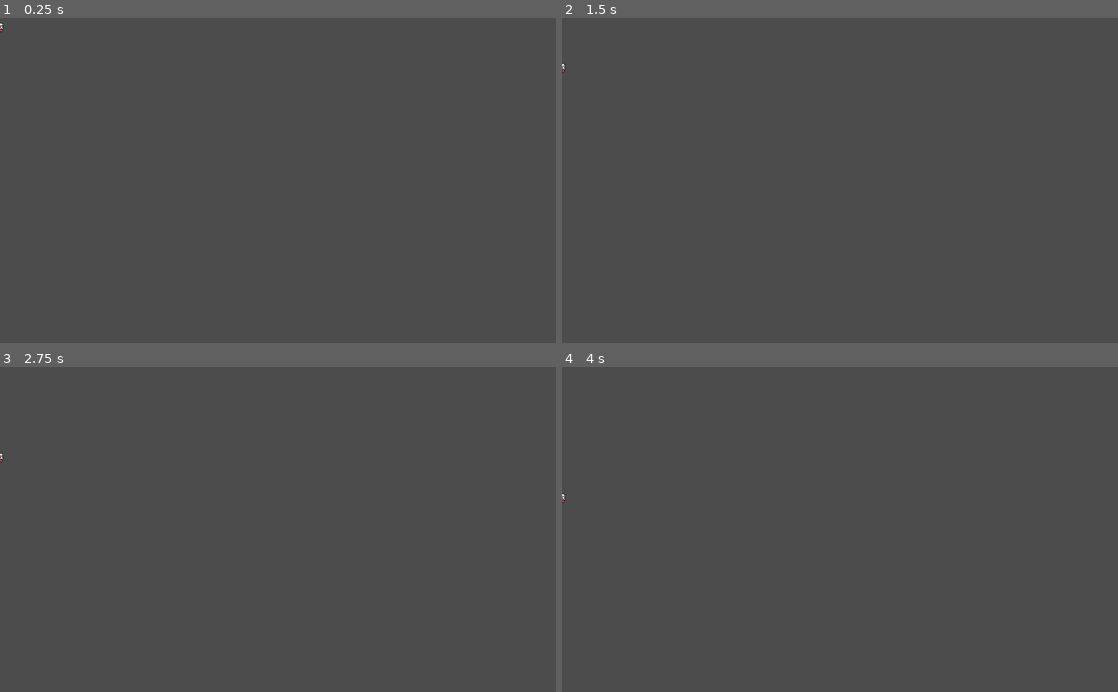
Above: before the commit, frames 1-4 (two rows, left to right).
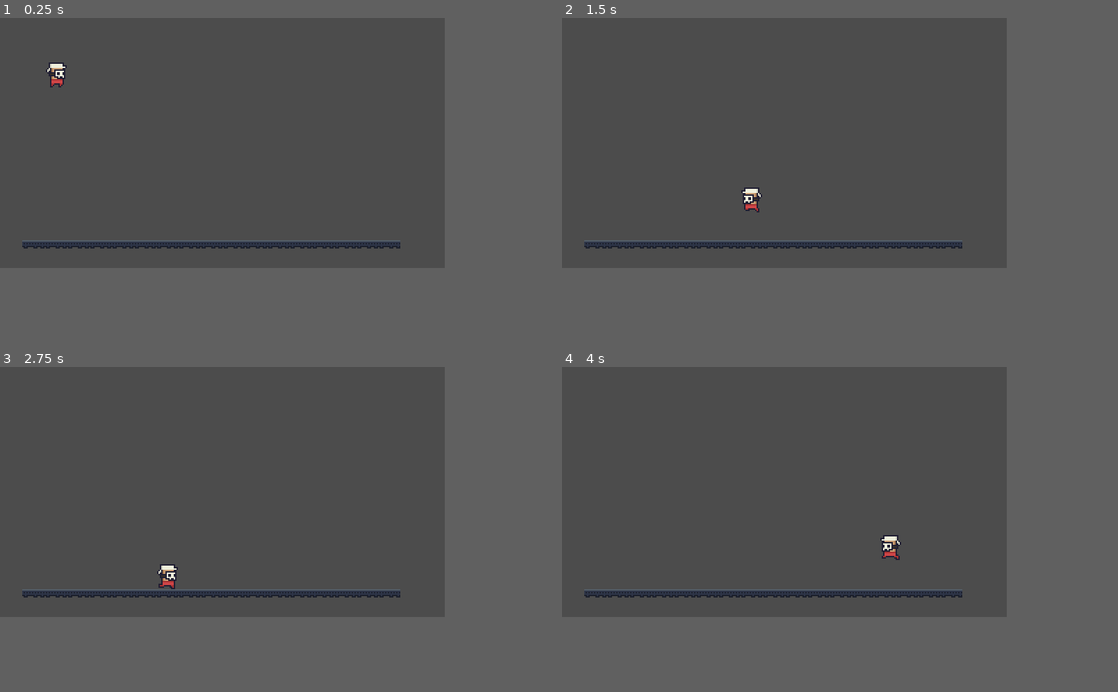
Above: after the commit, the same moments.

Repository: ChosenQuill/Vulker
Game: Godot game, scene res://World.tscn
The game is run twice, just before and just after one commit, with the same random seed, the same clock (stepped at 60 frames per second) and the same inputs. Before the commit the project has no main scene; this scene is started directly in both runs.
Inputs:
- Up to frame 1 (0.25 s): no input
- Up to frame 2 (1.5 s): hold D (move_right, bound only after the commit) from 0.53 s (still down); tap W (jump, bound only after the commit) at 0.6, 0.77, 1.07, 1.35 s
- Up to frame 3 (2.75 s): tap W (jump, bound only after the commit) at 1.52, 1.82, 2.1 s; release D (move_right, bound only after the commit) at 2.03 s; hold A (move_left, bound only after the commit) from 2.03 s (still down)
- Up to frame 4 (4 s): release A (move_left, bound only after the commit) at 2.78 s; hold D (move_right, bound only after the commit) from 2.78 s (still down); tap W (jump, bound only after the commit) at 2.85, 3.02, 3.32, 3.6, 3.77 s
In our replay, the window is 800x468 before the commit and 640x360 after it. These sizes can differ from the game's own. Grey fills any space a smaller window leaves; there, only what the larger window draws over its background counts as a difference.

The runs differ from the first frame. In frame 1, 1.8% of the frame differs, in the area x 0-72%, y 1-71%; in frame 2, 1.8%; in frame 3, 1.8%, in the area x 0-72%, y 26-71%; in frame 4, 1.8%.

Commit message:
Added In Basic Player Code

Diff:
--- a/Entities/Player/Player.gd
+++ b/Entities/Player/Player.gd
@@ -1,4 +1,12 @@
 extends KinematicBody2D
+
+export var speed := 100
+export var jump_force := 200
+export var gravity := 750
+export var slope_slide_threshold := 50.0
+export var snap := false
+
+var velocity := Vector2()
 
 func _ready():
 	pass # Replace with function body.
@@ -6,5 +14,36 @@
 func _process(delta):
 	pass
 
-func _physics_process(delta):
-	move_and_collide(Vector2(0, 1))
+func _physics_process(delta: float):
+	var x_dir := Input.get_action_strength("move_right") - Input.get_action_strength("move_left")
+	velocity.x = x_dir * speed
+
+	if Input.is_action_just_pressed("jump") and snap:
+		velocity.y = -jump_force
+		snap = false
+
+	velocity.y += gravity * delta
+
+	# If snap is used, set snap vector to 0,32 else disable it
+	velocity = move_and_slide_with_snap(velocity, Vector2(0,32) if snap else Vector2(), Vector2.UP, slope_slide_threshold)
+
+	if is_on_floor() and (Input.is_action_just_released("move_left") or Input.is_action_just_released("move_right")):
+		velocity.y = 0
+
+
+	if is_on_floor() and not snap: # Just Landed
+		snap = true
+
+	update_animation(velocity)
+
+func update_animation(velocity: Vector2):
+	var animation:= 'Idle'
+	if abs(velocity.x) > 5.0:
+		$Sprite.flip_h = velocity.x > 5.0
+		animation = 'Run'
+
+	if not is_on_floor():
+		animation = "jump" if velocity.y < 0 else "fall"
+
+	if $AnimationPlayer.current_animation != animation:
+		$AnimationPlayer.play(animation)
--- a/Entities/Player/Player.tscn
+++ b/Entities/Player/Player.tscn
@@ -1,10 +1,13 @@
-[gd_scene load_steps=7 format=2]
+[gd_scene load_steps=8 format=2]
 
-[ext_resource path="res://Entities/Player/main.png" type="Texture" id=1]
-[ext_resource path="res://Entities/Player/Player.gd" type="Script" id=2]
+[ext_resource path="res://Entities/Player/Player.gd" type="Script" id=1]
+[ext_resource path="res://Entities/Player/main.png" type="Texture" id=2]
 
 [sub_resource type="RectangleShape2D" id=1]
 extents = Vector2( 5.01912, 8.90567 )
+
+[sub_resource type="Animation" id=5]
+resource_name = "Fall"
 
 [sub_resource type="Animation" id=2]
 resource_name = "Idle"
@@ -43,7 +46,7 @@
 }
 
 [sub_resource type="Animation" id=4]
-resource_name = "Walk"
+resource_name = "Run"
 length = 0.8
 loop = true
 step = 0.2
@@ -63,19 +66,21 @@
 [node name="Player" type="Node2D"]
 
 [node name="KinematicBody2D" type="KinematicBody2D" parent="."]
-script = ExtResource( 2 )
+script = ExtResource( 1 )
 
 [node name="Sprite" type="Sprite" parent="KinematicBody2D"]
-texture = ExtResource( 1 )
+texture = ExtResource( 2 )
 vframes = 4
 hframes = 7
 frame = 7
 
 [node name="CollisionShape2D" type="CollisionShape2D" parent="KinematicBody2D"]
-position = Vector2( -3.8147e-06, 2.90566 )
+position = Vector2( -3.8147e-006, 2.90566 )
 shape = SubResource( 1 )
 
 [node name="AnimationPlayer" type="AnimationPlayer" parent="KinematicBody2D"]
+autoplay = "Idle"
+anims/Fall = SubResource( 5 )
 anims/Idle = SubResource( 2 )
 anims/Jump = SubResource( 3 )
-anims/Walk = SubResource( 4 )
+anims/Run = SubResource( 4 )
--- a/Enviroment/Industrial/Level.tscn
+++ b/Enviroment/Industrial/Level.tscn
@@ -6,4 +6,4 @@
 tile_set = ExtResource( 1 )
 cell_size = Vector2( 16, 16 )
 format = 1
-tile_data = PoolIntArray( 13, 7, 0, 65549, 7, 65536, 131078, 10, 3, 131085, 7, 65536, 196614, 10, 196612, 196621, 7, 65536, 262150, 10, 65539, 262157, 7, 65536, 327686, 10, 262147, 327693, 7, 65536, 393221, 10, 4, 393222, 10, 65538, 393224, 10, 3, 393229, 7, 131075, 458757, 10, 262148, 458760, 10, 131072, 458761, 10, 1, 458762, 10, 2, 524293, 10, 196612, 524298, 10, 196611, 524299, 10, 131074, 524300, 10, 131074, 524301, 10, 131074, 524302, 10, 2, 589826, 10, 4, 589827, 10, 1, 589828, 10, 1, 589829, 10, 65538, 589832, 10, 65536, 589833, 10, 1, 589834, 10, 131075, 589838, 10, 196612, 655362, 10, 65539, 655368, 10, 262147, 655370, 10, 131072, 655371, 10, 131074, 655372, 10, 1, 655373, 10, 1, 655374, 10, 65538, 720898, 10, 196612, 720904, 10, 3, 786434, 10, 3 )
+tile_data = PoolIntArray( 589825, 9, 0, 589826, 9, 0, 589827, 9, 0, 589828, 9, 0, 589829, 9, 0, 589830, 9, 0, 589831, 9, 0, 589832, 9, 0, 589833, 9, 0, 589834, 9, 0, 589835, 9, 0, 589836, 9, 0, 589837, 9, 0, 589838, 9, 0, 589839, 9, 0, 589840, 9, 0 )
--- a/Enviroment/Industrial/ts_industry.tres
+++ b/Enviroment/Industrial/ts_industry.tres
@@ -54,6 +54,9 @@
 points = PoolVector2Array( 0, 0, 16, 0, 16, 4, 0, 4 )
 
 [sub_resource type="ConvexPolygonShape2D" id=18]
+points = PoolVector2Array( 0, 0, 16, 0, 16, 4, 0, 4 )
+
+[sub_resource type="ConvexPolygonShape2D" id=19]
 points = PoolVector2Array( 0, 0, 16, 0, 16, 4, 0, 4 )
 
 [resource]
@@ -283,8 +286,8 @@
 9/modulate = Color( 1, 1, 1, 1 )
 9/region = Rect2( 288, 0, 16, 16 )
 9/tile_mode = 1
-9/autotile/bitmask_mode = 0
-9/autotile/bitmask_flags = [  ]
+9/autotile/bitmask_mode = 1
+9/autotile/bitmask_flags = [ Vector2( 0, 0 ), 7 ]
 9/autotile/icon_coordinate = Vector2( 0, 0 )
 9/autotile/tile_size = Vector2( 16, 16 )
 9/autotile/spacing = 0
@@ -294,7 +297,13 @@
 9/autotile/z_index_map = [  ]
 9/occluder_offset = Vector2( 0, 0 )
 9/navigation_offset = Vector2( 0, 0 )
-9/shapes = [  ]
+9/shapes = [ {
+"autotile_coord": Vector2( 0, 0 ),
+"one_way": false,
+"one_way_margin": 1.0,
+"shape": SubResource( 19 ),
+"shape_transform": Transform2D( 1, 0, 0, 1, 0, 0 )
+} ]
 9/z_index = 0
 10/name = "Pipes"
 10/texture = ExtResource( 1 )
--- /dev/null
+++ b/StartSize.gd
@@ -0,0 +1,28 @@
+extends Node2D
+
+# don't forget to use stretch mode 'viewport' and aspect 'ignore'
+onready var viewport = get_viewport()
+
+func _ready():
+	get_tree().connect("screen_resized", self, "_screen_resized")
+	var size = Vector2(1600,900)
+	OS.window_size = size
+	OS.window_position = Vector2((OS.get_screen_size().x - size.x) / 2, (OS.get_screen_size().y - size.y) / 2)
+
+func _screen_resized():
+    var window_size = OS.get_window_size()
+
+    # see how big the window is compared to the viewport size
+    # floor it so we only get round numbers (0, 1, 2, 3 ...)
+    var scale_x = floor(window_size.x / viewport.size.x)
+    var scale_y = floor(window_size.y / viewport.size.y)
+
+    # use the smaller scale with 1x minimum scale
+    var scale = max(1, min(scale_x, scale_y))
+
+    # find the coordinate we will use to center the viewport inside the window
+    var diff = window_size - (viewport.size * scale)
+    var diffhalf = (diff * 0.5).floor()
+
+    # attach the viewport to the rect we calculated
+    viewport.set_attach_to_screen_rect(Rect2(diffhalf, viewport.size * scale))
--- a/World.tscn
+++ b/World.tscn
@@ -1,7 +1,14 @@
-[gd_scene load_steps=2 format=2]
+[gd_scene load_steps=4 format=2]
 
-[ext_resource path="res://Entities/Player/Player.tscn" type="PackedScene" id=1]
+[ext_resource path="res://StartSize.gd" type="Script" id=1]
+[ext_resource path="res://Entities/Player/Player.tscn" type="PackedScene" id=2]
+[ext_resource path="res://Enviroment/Industrial/Level.tscn" type="PackedScene" id=3]
 
 [node name="World" type="Node2D"]
+script = ExtResource( 1 )
 
-[node name="Player" parent="." instance=ExtResource( 1 )]
+[node name="Player" parent="." instance=ExtResource( 2 )]
+position = Vector2( 41.0699, 13.4901 )
+
+[node name="Level" parent="." instance=ExtResource( 3 )]
+tile_data = PoolIntArray( 655361, 9, 0, 655362, 9, 0, 655363, 9, 0, 655364, 9, 0, 655365, 9, 0, 655366, 9, 0, 655367, 9, 0, 655368, 9, 0, 655369, 9, 0, 655370, 9, 0, 655371, 9, 0, 655372, 9, 0, 655373, 9, 0, 655374, 9, 0, 655375, 9, 0, 655376, 9, 0, 655377, 9, 0 )
--- a/project.godot
+++ b/project.godot
@@ -16,11 +16,63 @@
 [application]
 
 config/name="Vulker"
+run/main_scene="res://World.tscn"
 config/icon="res://UI/icon.png"
+
+[autoload]
+
+StartSize="*res://StartSize.gd"
+
+[display]
+
+window/size/width=320
+window/size/height=180
+window/size/resizable=false
+window/stretch/mode="viewport"
+window/stretch/aspect="keep"
 
 [editor_plugins]
 
 enabled=PoolStringArray( "vnen.tiled_importer" )
+
+[input]
+
+ui_focus_prev={
+"deadzone": 0.5,
+"events": [ Object(InputEventKey,"resource_local_to_scene":false,"resource_name":"","device":0,"alt":false,"shift":true,"control":false,"meta":false,"command":false,"pressed":false,"scancode":16777218,"unicode":0,"echo":false,"script":null)
+ ]
+}
+ui_left={
+"deadzone": 0.5,
+"events": [ Object(InputEventKey,"resource_local_to_scene":false,"resource_name":"","device":0,"alt":false,"shift":false,"control":false,"meta":false,"command":false,"pressed":false,"scancode":65,"unicode":0,"echo":false,"script":null)
+, Object(InputEventJoypadButton,"resource_local_to_scene":false,"resource_name":"","device":0,"button_index":14,"pressure":0.0,"pressed":false,"script":null)
+ ]
+}
+ui_right={
+"deadzone": 0.5,
+"events": [ Object(InputEventKey,"resource_local_to_scene":false,"resource_name":"","device":0,"alt":false,"shift":false,"control":false,"meta":false,"command":false,"pressed":false,"scancode":68,"unicode":0,"echo":false,"script":null)
+, Object(InputEventJoypadButton,"resource_local_to_scene":false,"resource_name":"","device":0,"button_index":15,"pressure":0.0,"pressed":false,"script":null)
+ ]
+}
+move_right={
+"deadzone": 0.5,
+"events": [ Object(InputEventKey,"resource_local_to_scene":false,"resource_name":"","device":0,"alt":false,"shift":false,"control":false,"meta":false,"command":false,"pressed":false,"scancode":68,"unicode":0,"echo":false,"script":null)
+, Object(InputEventJoypadMotion,"resource_local_to_scene":false,"resource_name":"","device":0,"axis":0,"axis_value":1.0,"script":null)
+ ]
+}
+move_left={
+"deadzone": 0.5,
+"events": [ Object(InputEventKey,"resource_local_to_scene":false,"resource_name":"","device":0,"alt":false,"shift":false,"control":false,"meta":false,"command":false,"pressed":false,"scancode":65,"unicode":0,"echo":false,"script":null)
+, Object(InputEventJoypadMotion,"resource_local_to_scene":false,"resource_name":"","device":0,"axis":0,"axis_value":-1.0,"script":null)
+ ]
+}
+jump={
+"deadzone": 0.5,
+"events": [ Object(InputEventKey,"resource_local_to_scene":false,"resource_name":"","device":0,"alt":false,"shift":false,"control":false,"meta":false,"command":false,"pressed":false,"scancode":87,"unicode":0,"echo":false,"script":null)
+, Object(InputEventJoypadButton,"resource_local_to_scene":false,"resource_name":"","device":0,"button_index":0,"pressure":0.0,"pressed":false,"script":null)
+, Object(InputEventKey,"resource_local_to_scene":false,"resource_name":"","device":0,"alt":false,"shift":false,"control":false,"meta":false,"command":false,"pressed":false,"scancode":32,"unicode":0,"echo":false,"script":null)
+ ]
+}
 
 [rendering]
 
Not shown: 1 places in Enviroment/Industrial/ts_industry.tres that only renumber resources
